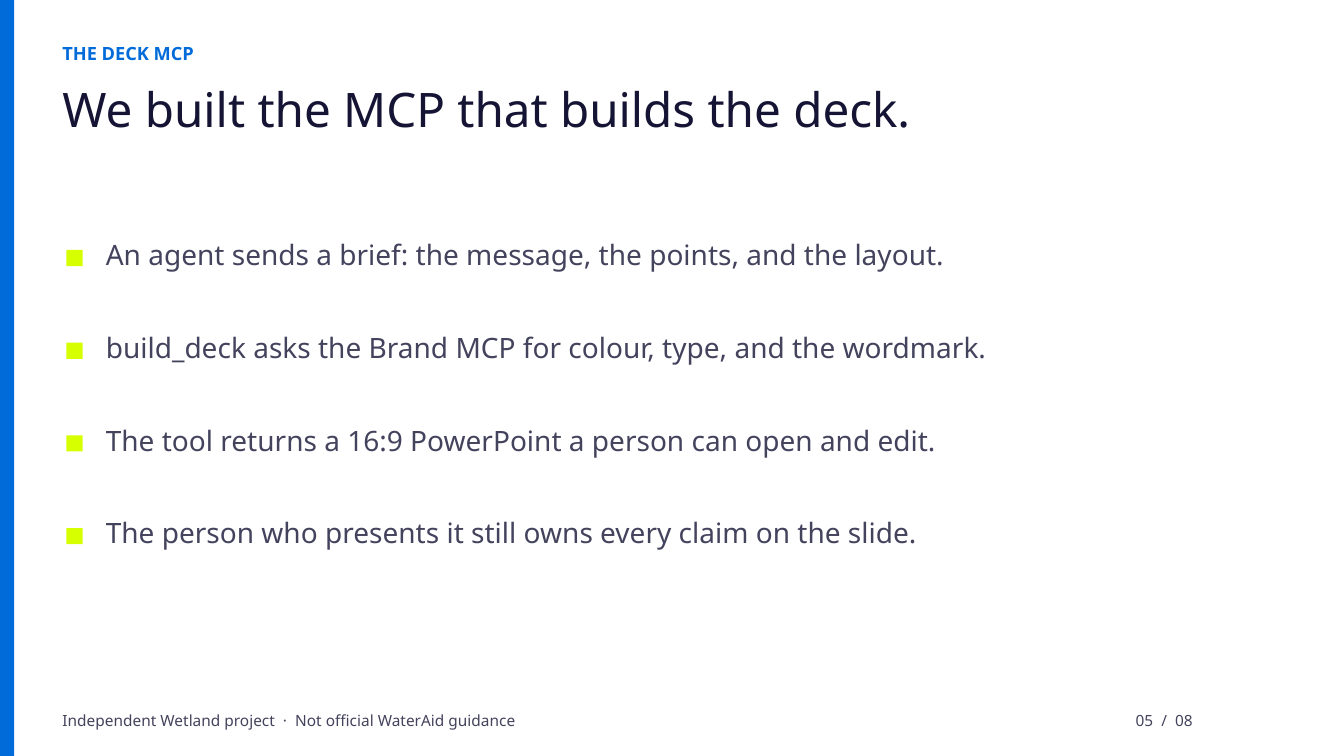
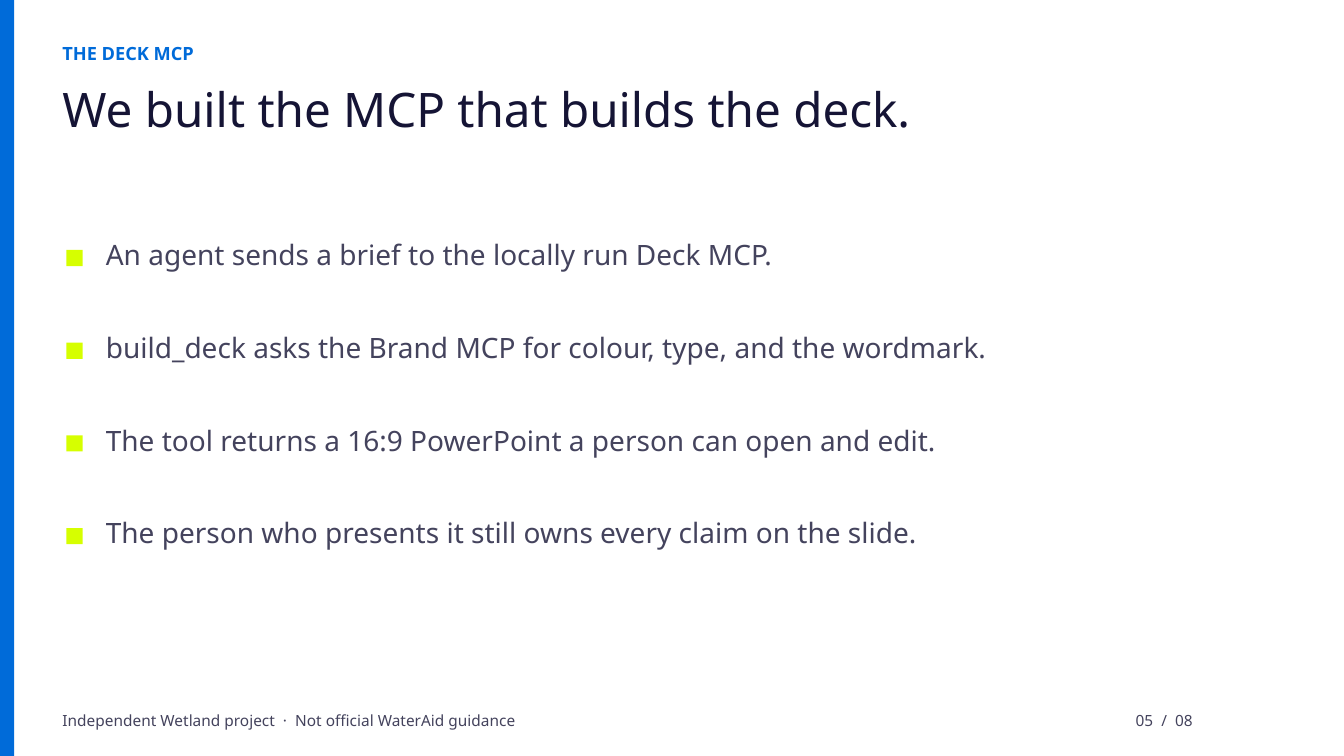
Before and after one commit to mohammedahmxd/Wetland, a slide deck: slide 5 of decks/wetland-mcp-marketplace.pptx. Drawn at 1344x756 pixels with LibreOffice and Linux fonts; fonts in the diff are those of the drawing. Boxes give left, top, right and bottom in pixels: in the first picture for what was removed or moved away, otherwise in the second. Text is boxed around its words. In the diff, an @@ line names an element or a change of style, - is before the commit and + after.

Commit message:
Refresh marketplace claims and protect local Deck MCP writes

```diff
--- a/decks/wetland-mcp-marketplace.pptx
+++ b/decks/wetland-mcp-marketplace.pptx
@@ text at box(106, 243, 772, 272): text changed @@
-An agent sends a brief: the message, the points, and the layout.
+An agent sends a brief to the locally run Deck MCP.
```
Also in this commit, not shown: 4 other slides changed, 5 other files.
